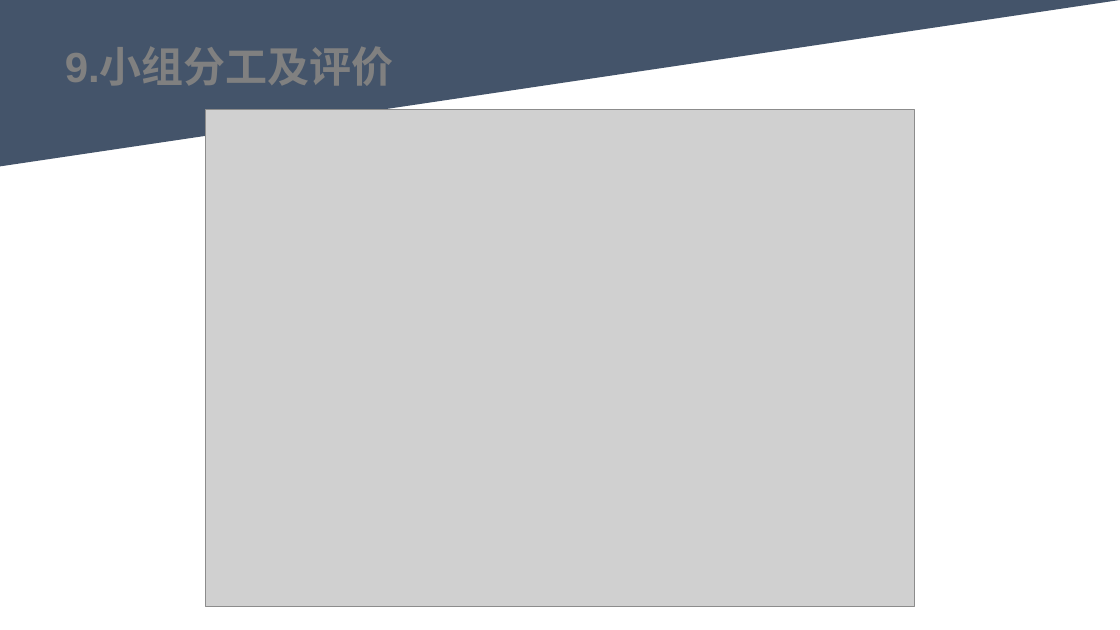
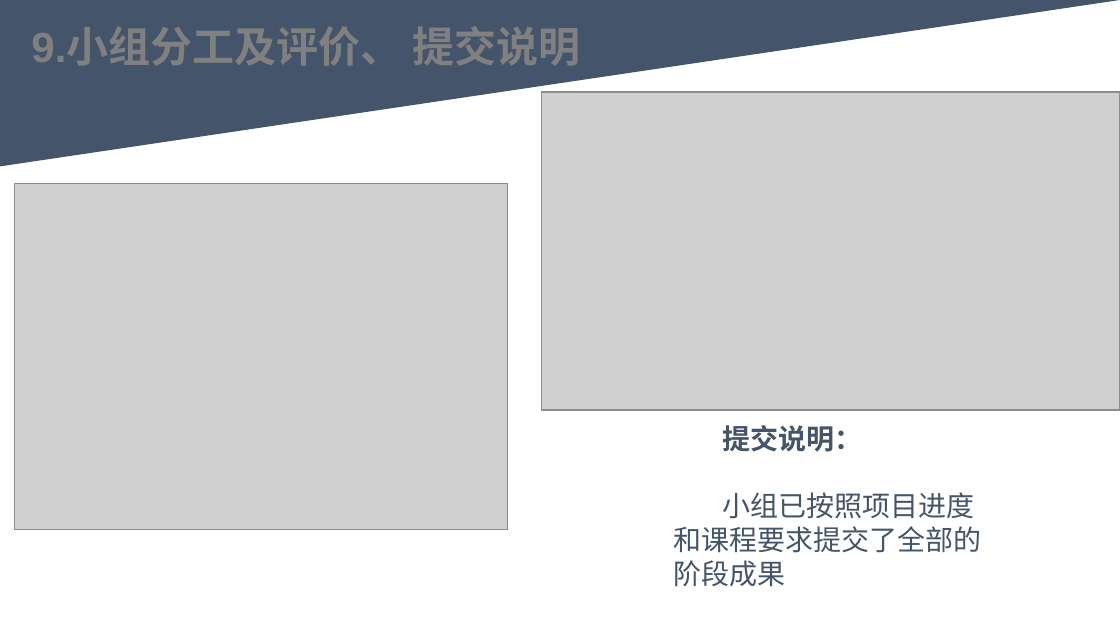
Before and after one commit to youhuyellowman/SE-2022-G06, a slide deck: slide 20 of 项目设计/总体设计PPTv0.0.2.pptx (slide 14 before the commit). Drawn at 1120x630 pixels with LibreOffice and Linux fonts; fonts in the diff are those of the drawing; grey boxes stand for pictures. Boxes give left, top, right and bottom in pixels: in the first picture for what was removed or moved away, otherwise in the second. Text is boxed around its words. In the diff, an @@ line names an element or a change of style, - is before the commit and + after.

Commit message:
PPT制作完成
PPT修改，总体设计说明文档完善

```diff
--- a/项目设计/总体设计PPTv0.0.2.pptx
+++ b/项目设计/总体设计PPTv0.0.2.pptx
@@ text at (31, 26, 580, 66): text changed @@
-9.小组分工及评价
+9.小组分工及评价、 提交说明
@@ picture added at (541, 92, 1120, 410) @@
@@ picture: place and size @@
-picture at (206, 110, 915, 607)
+picture at (15, 184, 508, 530)
@@ text added at (674, 425, 982, 587), 18 pt, text #445469 @@
+提交说明：
+小组已按照项目进度和课程要求提交了全部的阶段成果
```
Also in this commit, not shown: 7 other slides changed, 6 slides added, 2 other files.
